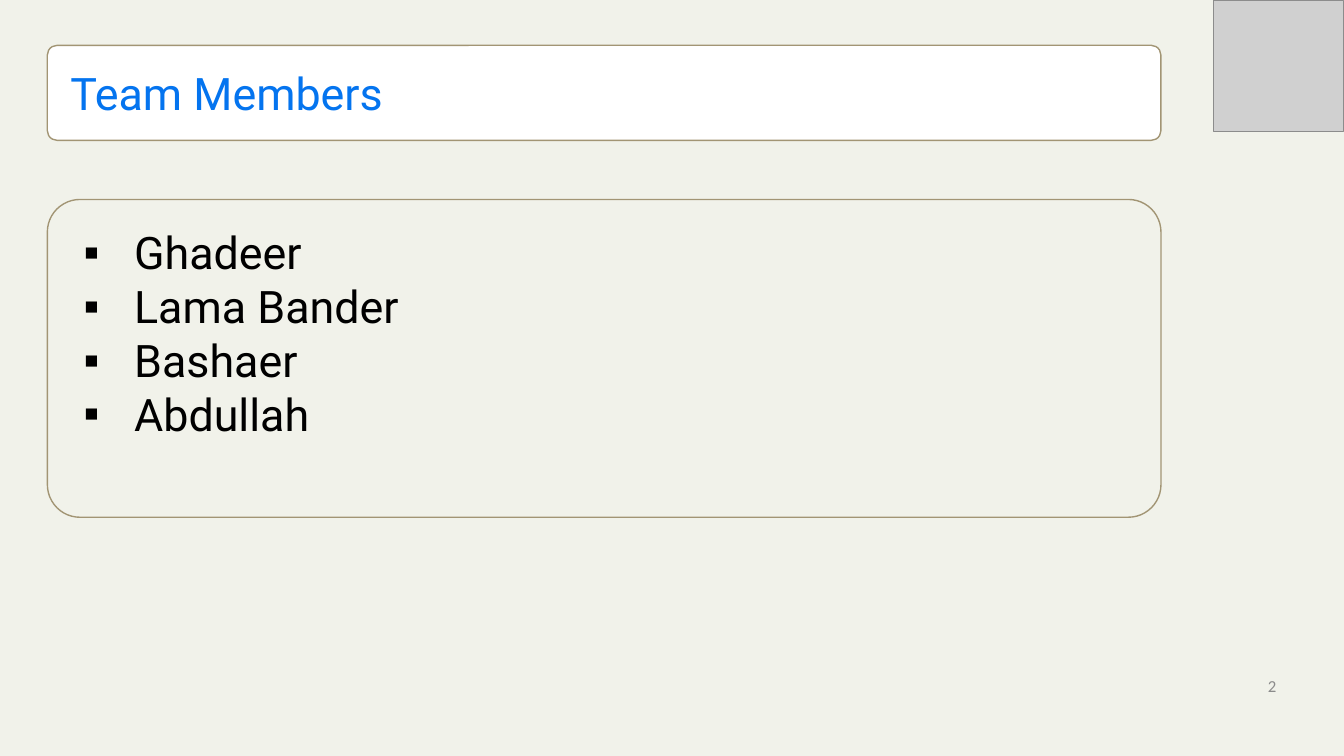
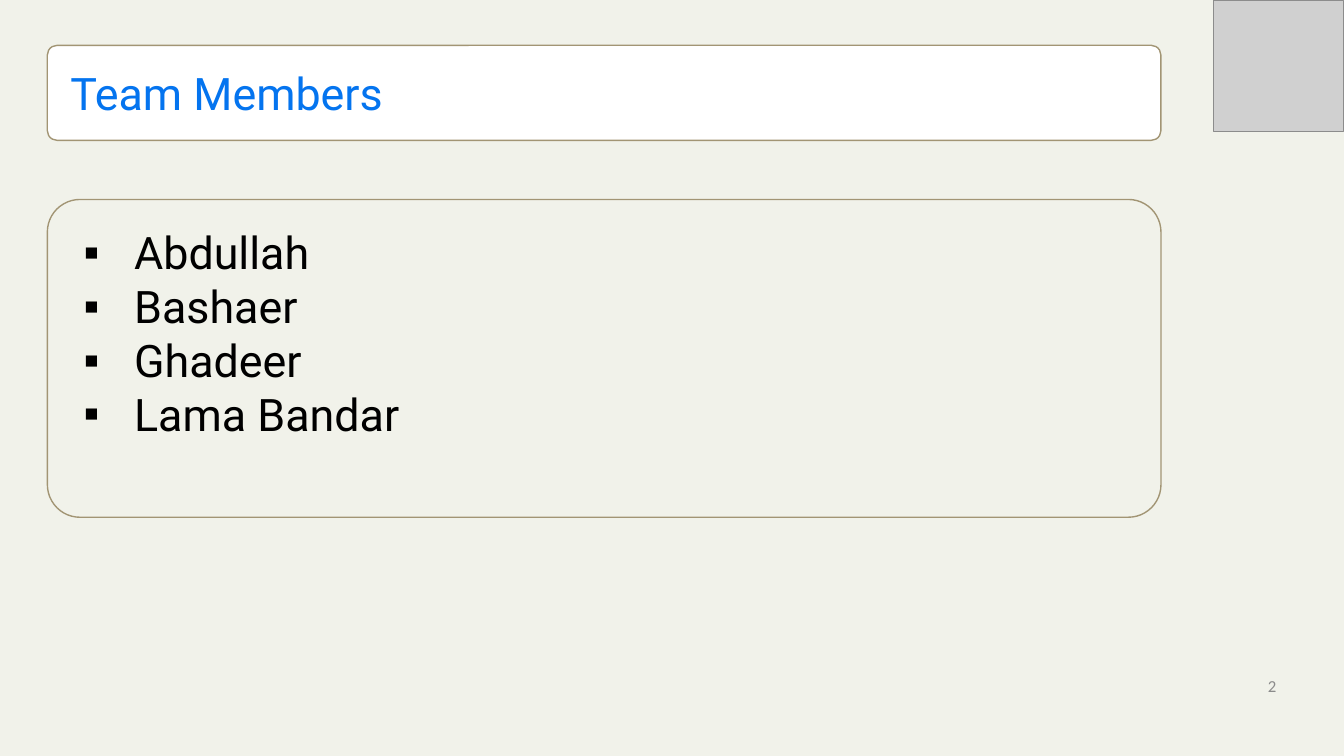
Before and after one commit to mickknutson/SITE_BOOTCAMP_QA, a slide deck: slide 2 of StudentWork/Besh/Project/TestHut Presentation.pptx. Drawn at 1344x756 pixels with LibreOffice and Linux fonts; fonts in the diff are those of the drawing; grey boxes stand for pictures; background and template pictures are left out. Boxes give left, top, right and bottom in pixels: in the first picture for what was removed or moved away, otherwise in the second. Text is boxed around its words. In the diff, an @@ line names an element or a change of style, - is before the commit and + after.

Commit message:
Update

```diff
--- a/StudentWork/Besh/Project/TestHut Presentation.pptx
+++ b/StudentWork/Besh/Project/TestHut Presentation.pptx
@@ text at <box>134,235,309,324</box>: paragraphs added @@
+▪ Abdullah
+▪ Bashaer
@@ text at <box>134,397,399,432</box>: text changed @@
-▪ Lama Bander
-▪ Bashaer
-▪ Abdullah
+▪ Lama Bandar
```
Also in this commit, not shown: 3 other slides changed, 2 slides removed.
